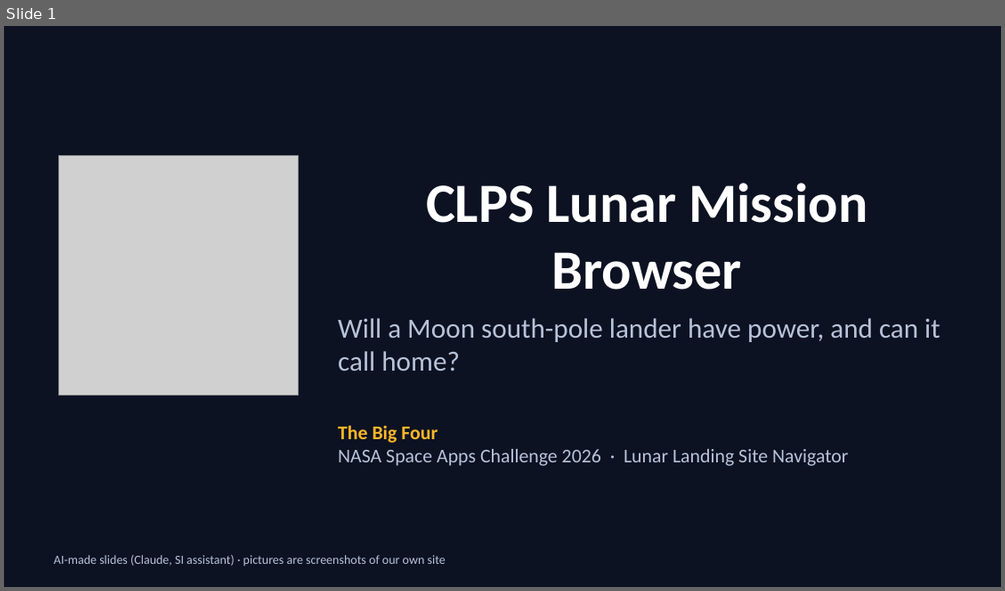
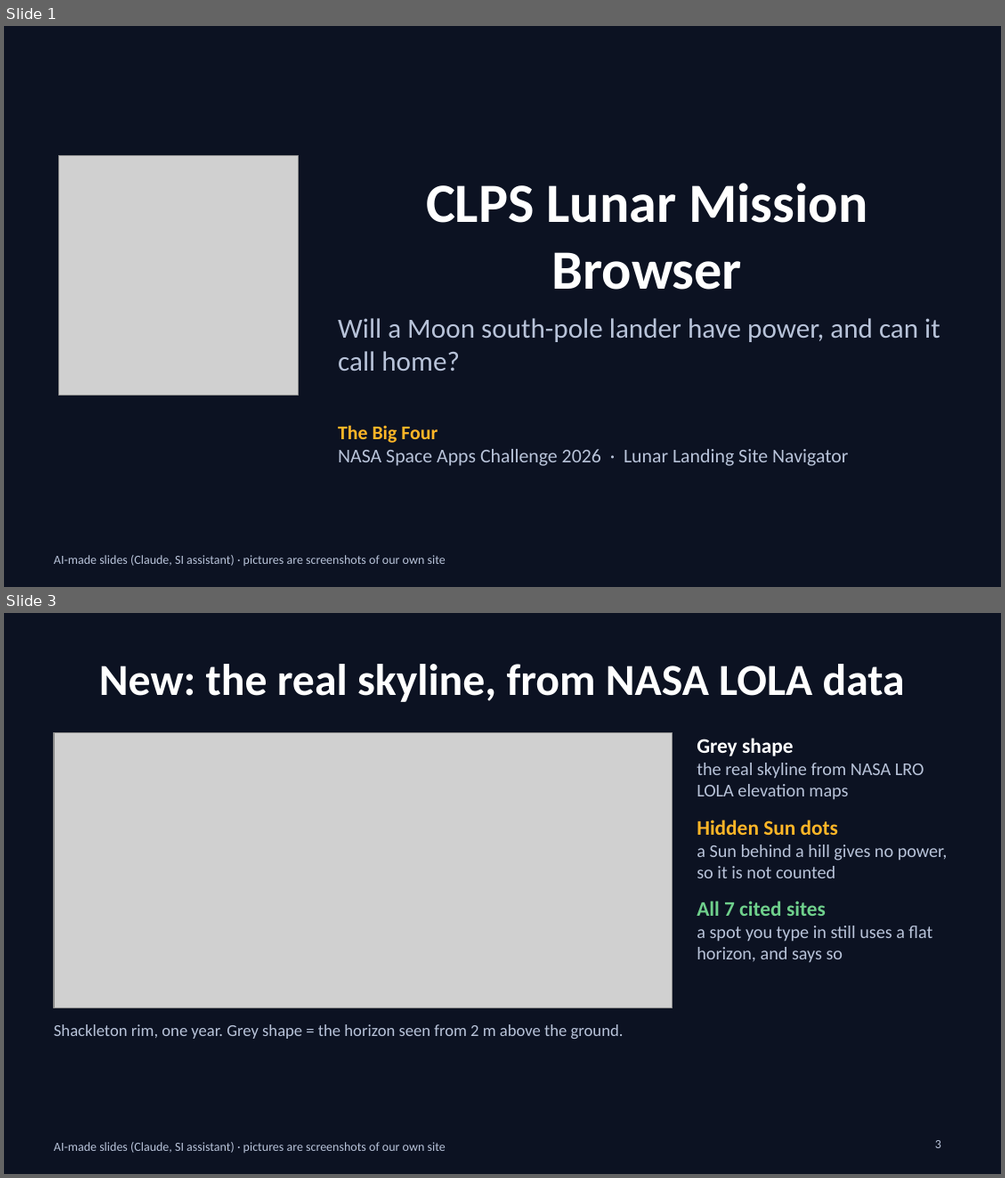
Before and after one commit to stevenjc2009-byte/clps-lunar-browser, a slide deck: docs/slides.pptx. Shown one above the other, each under a label of ours: slide 1 before the commit, slides 1 and 3 after it; the slides between them are not shown. The pictures are 1005x591 and 1005x1178 pixels, drawn with LibreOffice and Linux fonts; fonts in the diff are those of the drawing; grey boxes stand for pictures. Boxes give left, top, right and bottom in pixels: in the first picture for what was removed or moved away, otherwise in the second. Text is boxed around its words. In the diff, an @@ line names an element or a change of style, - is before the commit and + after.

```diff
--- a/docs/slides.pptx
+++ b/docs/slides.pptx
@@ slide 3 added at [4, 613, 1001, 1174], background #0C1222; not listed: 1 template element that a slide beside it also shows @@
@@ title added at [99, 664, 905, 702], 32 pt, text #FFFFFF, bold @@
+New: the real skyline, from NASA LOLA data
@@ picture added at [54, 732, 672, 1008] @@
@@ text added at [696, 738, 947, 962], 13 pt, text #B8C3D9 @@
+Grey shape
+the real skyline from NASA LRO LOLA elevation maps
+Hidden Sun dots
+a Sun behind a hill gives no power, so it is not counted
+All 7 cited sites
+a spot you type in still uses a flat horizon, and says so
@@ text added at [54, 1024, 623, 1038], 12 pt, text #B8C3D9 @@
+Shackleton rim, one year. Grey shape = the horizon seen from 2 m above the ground.
@@ page number added at [935, 1140, 941, 1148], 9 pt, text #B8C3D9 @@
+3
```
Also in this commit, not shown: 2 slides changed, 3 other slides added, 4 slides removed, 17 other files.
